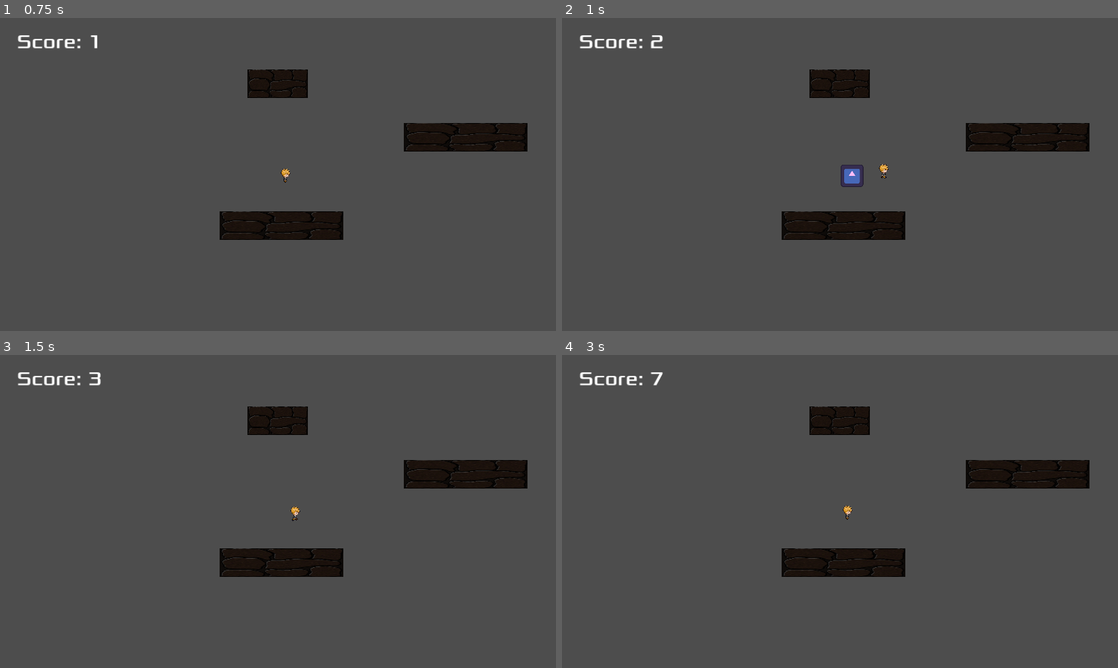
Above: before the commit, frames 1-4 (two rows, left to right).
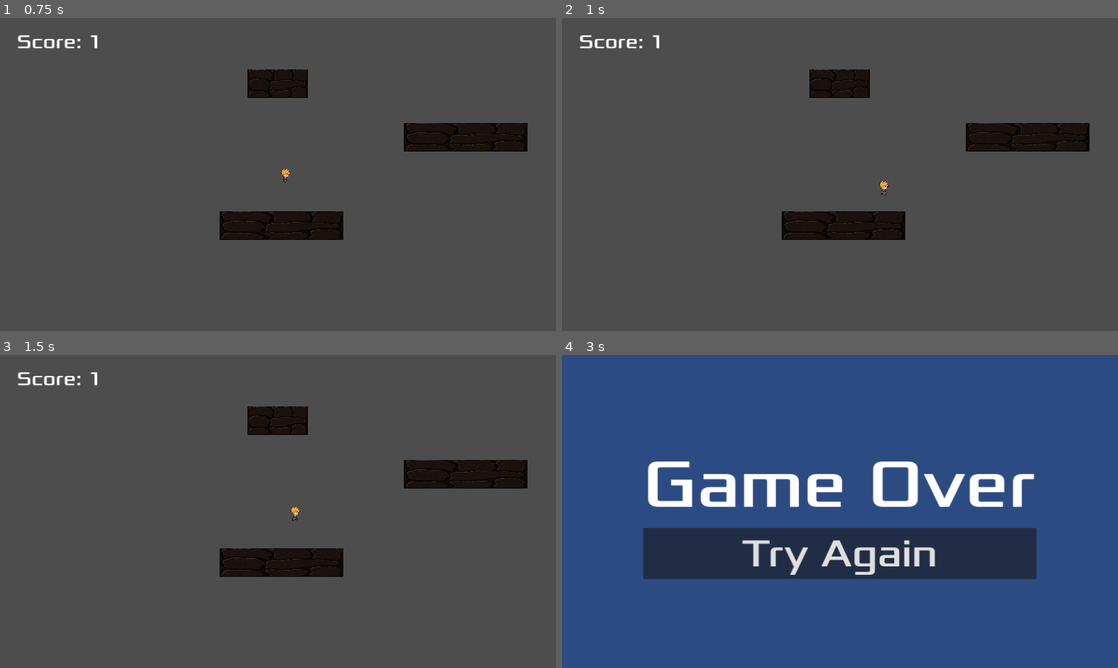
Above: after the commit, the same moments.

Repository: mflash/meujogo20242
Game: Godot game, scene res://scenes/game.tscn
Two runs of this game, one before a commit and one after it. Both use one fixed random seed, a clock stepped at 60 frames per second and the inputs below. The engine's default icon, where the game draws it, is replaced by a stand-in: a white triangle on a blue panel in a dark square.
Inputs (mouse positions are in pixels of both pictures, inside the frame that each line leads up to):
- Up to frame 1 (0.75 s): move the mouse to (400, 158) at 0.52 s; hold Right (right) from 0.53 s (still down); tap Space (jump) at 0.6 s; click (400, 158) at 0.67 s
- Up to frame 2 (1 s): keep holding Right (right); tap Space (jump) at 0.77 s
- Up to frame 3 (1.5 s): keep holding Right (right); tap Space (jump) at 1.07 s; move the mouse to (166, 527) at 1.27 s; click (166, 527) at 1.35 s
- Up to frame 4 (3 s): tap Space (jump) at 1.52, 1.55, 1.82, 2.3, 2.85 s; move the mouse to (895, 442) at 2.02 s; release Right (right) at 2.03 s; hold Left (left) 2.03-2.78 s; hold F (filter) 2.03-2.78 s; move the mouse to (812, 574) at 2.77 s; hold Right (right) from 2.78 s (still down); click (812, 574) at 2.92 s

Frame 1 is identical in both runs. In frame 2, 0.4% of the frame differs, in the area x 15-59%, y 5-57%; in frame 3, less than 0.1%; in frame 4, 100%, in the area x 0-100%, y 0-100%.

Commit message:
Voltando ao comportamento original do pulo

Diff:
--- a/scenes/player.gd
+++ b/scenes/player.gd
@@ -26,11 +26,11 @@
 	var vel := Input.get_axis("left", "right")
 	var jump := Input.is_action_just_pressed("jump")
 
-	if jump: #is_on_floor() and jump:
+	if is_on_floor() and jump:
 		velocity.y = jump_speed
 		get_tree().call_group("HUD", "updateScore")
-		#if not jumpSound.playing:
-		jumpSound.play()
+		if not jumpSound.playing:
+			jumpSound.play()
 		# cria uma caixa na posição do jogador
 		var b := box.instantiate()
 		b.position = global_position
